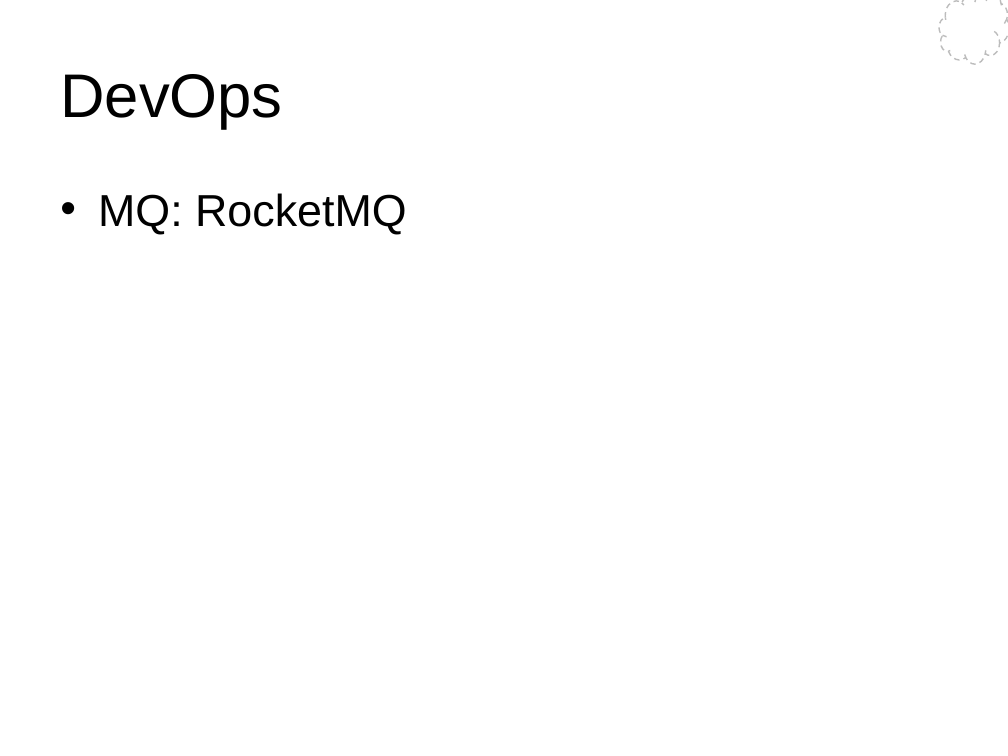
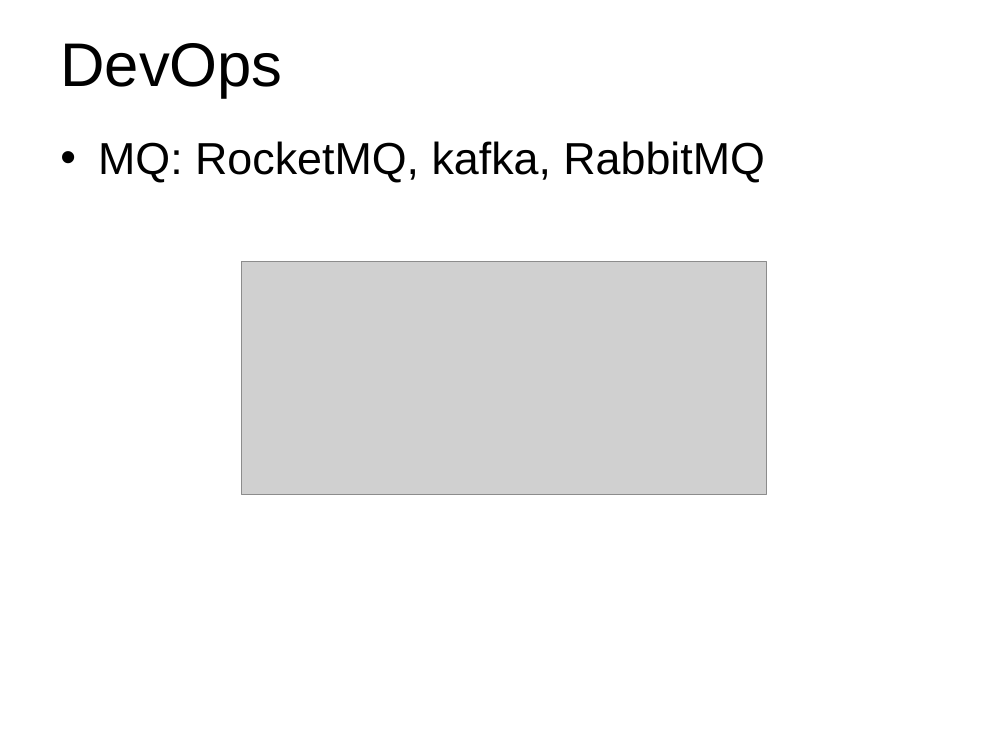
Before and after one commit to Wang-Ray/notes, a slide deck: slide 10 of Architect.ppt. Drawn at 1008x756 pixels with LibreOffice and Linux fonts; fonts in the diff are those of the drawing; grey boxes stand for pictures; background and template pictures are left out. Boxes give left, top, right and bottom in pixels: in the first picture for what was removed or moved away, otherwise in the second. Text is boxed around its words. In the diff, an @@ line names an element or a change of style, - is before the commit and + after.

```diff
--- a/Architect.ppt
+++ b/Architect.ppt
@@ title "DevOps": place and size @@
-title "DevOps" at (60,74,282,129)
+title "DevOps" at (60,43,282,97)
@@ freeform shape removed at (939,0,1008,65) @@
@@ text at (98,141,765,183): text changed @@
-• MQ: RocketMQ
+• MQ: RocketMQ, kafka, RabbitMQ
@@ picture added at (242,261,767,494) @@
```
Also in this commit, not shown: 28 other slides changed, 1 slide added, 1 slide removed, 2 other files.
